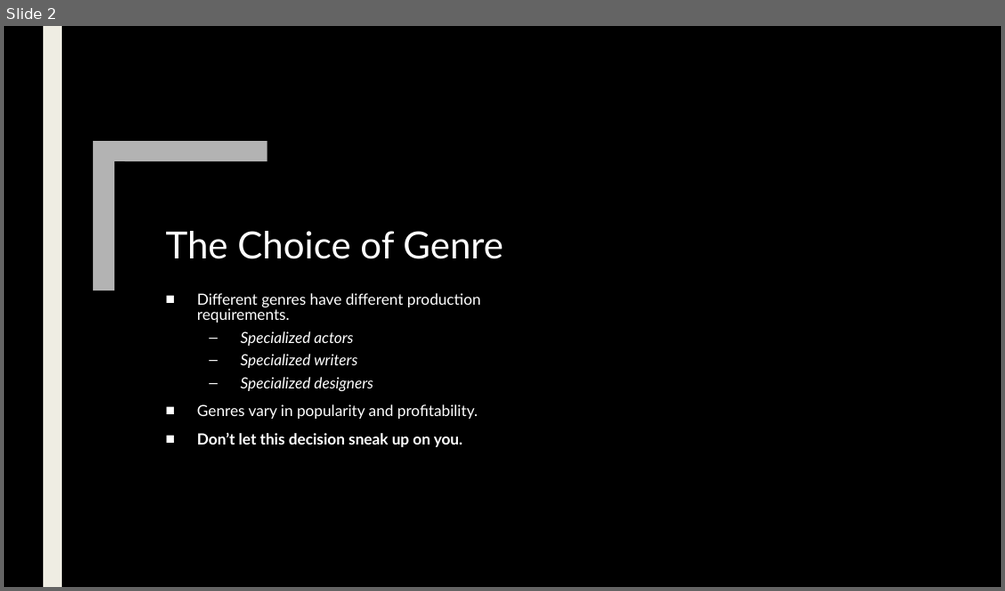
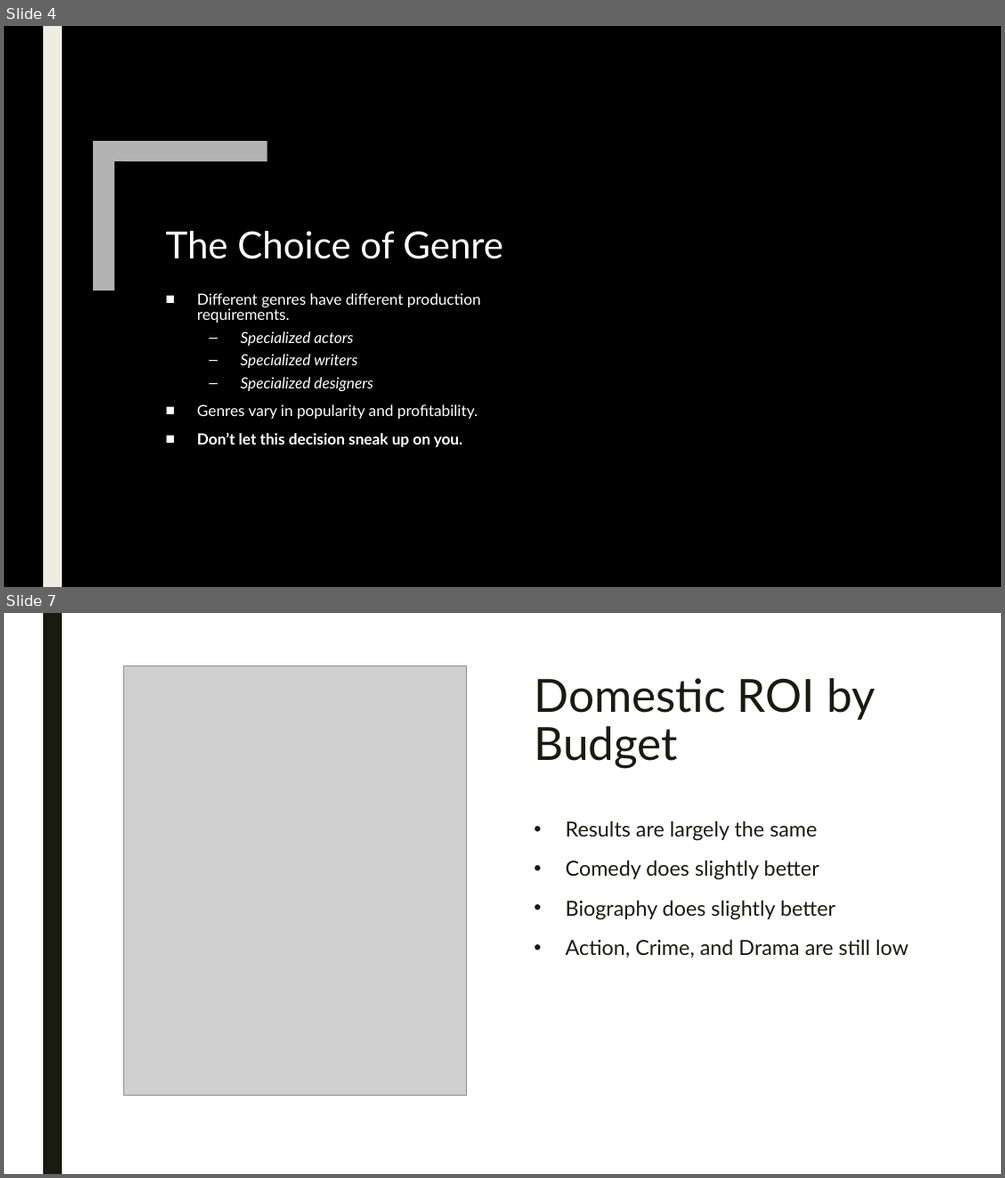
Before and after one commit to ndgigliotti/dsc-phase-1-project, a slide deck: presentation/presentation.pptx. Shown one above the other, each under a label of ours: slide 2 before the commit, slides 4 and 7 after it; the slides between them are not shown. The pictures are 1005x591 and 1005x1178 pixels, drawn with LibreOffice and Linux fonts; fonts in the diff are those of the drawing; grey boxes stand for pictures; background and template pictures are left out. Boxes give left, top, right and bottom in pixels: in the first picture for what was removed or moved away, otherwise in the second. Text is boxed around its words. In the diff, an @@ line names an element or a change of style, - is before the commit and + after.

```diff
--- a/presentation/presentation.pptx
+++ b/presentation/presentation.pptx
@@ slide 7 added at bbox=[4, 613, 1001, 1174], background #FFFFFF @@
@@ rectangle added at bbox=[43, 613, 62, 1174], fill #191B0E @@
@@ picture added at bbox=[123, 666, 467, 1095] @@
@@ title added at bbox=[534, 678, 875, 769], 44 pt, text #191B0E @@
+Domestic ROI by Budget
@@ text added at bbox=[566, 820, 908, 957], 20 pt, text #191B0E @@
+• Results are largely the same
+• Comedy does slightly better
+• Biography does slightly better
+• Action, Crime, and Drama are still low
@@ what was slide 2 is now slide 4 @@
```
Also in this commit, not shown: 1 slide changed, 8 other slides added, 7 slides removed, 1 other file.
